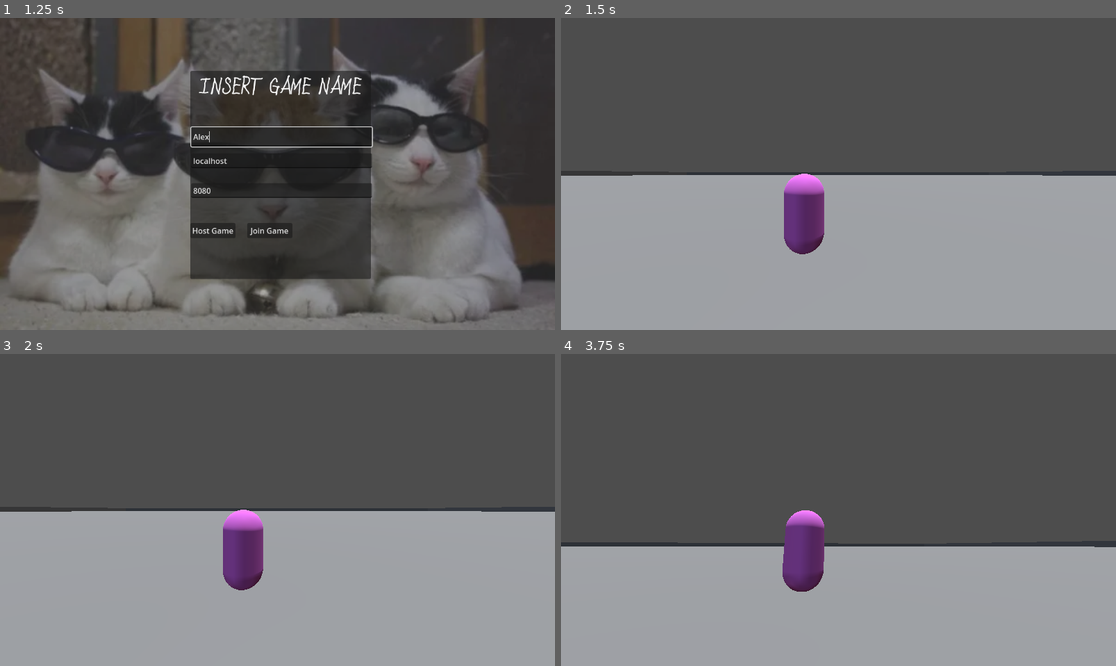
Above: before the commit, frames 1-4 (two rows, left to right).
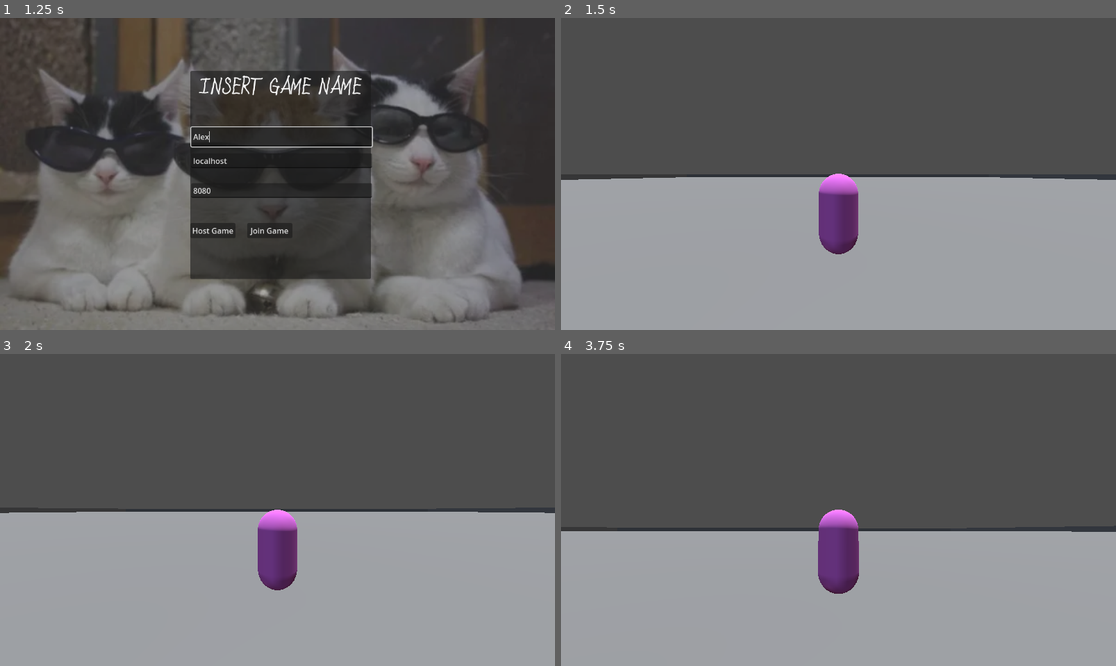
Above: after the commit, the same moments.

Repository: Choipi/ProjectBossRush
Game: Godot game, scene res://Scenes/Main.tscn
Same seed, same stepped clock (60 frames per second), same inputs: the game is played once before the commit and once after it.
Inputs (mouse positions are in pixels of both pictures, inside the frame that each line leads up to):
- Up to frame 1 (1.25 s): click (283, 136) at 0.52 s; type "Alex" at 0.6 s
- Up to frame 2 (1.5 s): click "Host Game" at 1.25 s
- Up to frame 3 (2 s): no input
- Up to frame 4 (3.75 s): tap Enter at 2, 3.5 s; move the mouse to (866, 510) at 2.02 s; hold Shift (run, bound only after the commit) 2.03-2.78 s; hold W (move_up) from 2.03 s (still down); tap Space (jump, bound only after the commit) at 2.27, 2.3, 2.57, 2.75, 2.85, 3.02, 3.32 s; move the mouse to (810, 510) at 2.77 s; tap Shift (run, bound only after the commit) at 3.05 s; move the mouse to (849, 503) at 3.52 s; hold Shift (run, bound only after the commit) from 3.53 s (still down)

Frame 1 is identical in both runs. In frame 2, 4.3% of the frame differs, in the area x 0-100%, y 48-76%; in frame 3, 3.4%; in frame 4, 8.3%, in the area x 0-100%, y 49-77%.

Commit message:
Camera Working
Using Acid Battery Tamplate

Diff:
--- a/Scenes/Player.tscn
+++ b/Scenes/Player.tscn
@@ -1,7 +1,33 @@
-[gd_scene load_steps=9 format=3 uid="uid://csex40yx82c7l"]
+[gd_scene load_steps=11 format=3 uid="uid://csex40yx82c7l"]
 
 [ext_resource type="Script" uid="uid://b43jrl081sn8q" path="res://Scripts/character_body_3d.gd" id="1_rpqav"]
-[ext_resource type="Script" uid="uid://b24nc35ugdovh" path="res://Scripts/player_input_synch.gd" id="2_kyqiw"]
+[ext_resource type="PackedScene" uid="uid://lcci85rdod4m" path="res://Scenes/cam_root.tscn" id="2_dewec"]
+[ext_resource type="Script" uid="uid://ccp6gbd8mminm" path="res://Scripts/InputPlayerNode.gd" id="4_5ixxa"]
+[ext_resource type="PackedScene" uid="uid://dvlvqk0yu8pjy" path="res://Scenes/player_controller.tscn" id="5_5ixxa"]
+
+[sub_resource type="CapsuleShape3D" id="CapsuleShape3D_rpqav"]
+
+[sub_resource type="SceneReplicationConfig" id="SceneReplicationConfig_rpqav"]
+properties/0/path = NodePath(".:position")
+properties/0/spawn = true
+properties/0/replication_mode = 1
+properties/1/path = NodePath(".:rotation")
+properties/1/spawn = false
+properties/1/replication_mode = 1
+properties/2/path = NodePath(".:orientation")
+properties/2/spawn = true
+properties/2/replication_mode = 1
+
+[sub_resource type="SceneReplicationConfig" id="SceneReplicationConfig_dewec"]
+properties/0/path = NodePath(".:input_dir")
+properties/0/spawn = true
+properties/0/replication_mode = 1
+properties/1/path = NodePath(".:jump_input")
+properties/1/spawn = true
+properties/1/replication_mode = 1
+properties/2/path = NodePath(".:run_input")
+properties/2/spawn = true
+properties/2/replication_mode = 1
 
 [sub_resource type="CapsuleMesh" id="CapsuleMesh_kyqiw"]
 
@@ -10,35 +36,13 @@
 
 [sub_resource type="CylinderMesh" id="CylinderMesh_kyqiw"]
 
-[sub_resource type="CapsuleShape3D" id="CapsuleShape3D_rpqav"]
-
-[sub_resource type="SceneReplicationConfig" id="SceneReplicationConfig_rpqav"]
-properties/0/path = NodePath(".:position")
-properties/0/spawn = true
-properties/0/replication_mode = 1
-properties/1/path = NodePath(".:rotation")
-properties/1/spawn = true
-properties/1/replication_mode = 1
-
-[sub_resource type="SceneReplicationConfig" id="SceneReplicationConfig_kyqiw"]
-properties/0/path = NodePath("PlayerInputSynch:move_input")
-properties/0/spawn = true
-properties/0/replication_mode = 1
-properties/1/path = NodePath("PlayerInputSynch:mouse_input")
-properties/1/spawn = true
-properties/1/replication_mode = 1
-
-[node name="Player" type="CharacterBody3D" groups=["Player"]]
+[node name="Player" type="CharacterBody3D" node_paths=PackedStringArray("_player_input", "_camera_input", "_player_model", "_player_controller") groups=["Player"]]
 floor_stop_on_slope = false
 script = ExtResource("1_rpqav")
-
-[node name="Model" type="MeshInstance3D" parent="."]
-mesh = SubResource("CapsuleMesh_kyqiw")
-surface_material_override/0 = SubResource("StandardMaterial3D_gntrk")
-
-[node name="MeshInstance3D" type="MeshInstance3D" parent="Model"]
-transform = Transform3D(0.487516, 0, 0, 0, -0.002934, -0.490971, 0, 0.222349, -0.00647861, 0, 0.327399, -0.377429)
-mesh = SubResource("CylinderMesh_kyqiw")
+_player_input = NodePath("PlayerInput")
+_camera_input = NodePath("CamRoot")
+_player_model = NodePath("ModelNode")
+_player_controller = NodePath("PlayerController")
 
 [node name="Hitbox" type="CollisionShape3D" parent="."]
 shape = SubResource("CapsuleShape3D_rpqav")
@@ -46,21 +50,27 @@
 [node name="PlayerSynch" type="MultiplayerSynchronizer" parent="."]
 replication_config = SubResource("SceneReplicationConfig_rpqav")
 
-[node name="PlayerInputSynch" type="MultiplayerSynchronizer" parent="."]
-replication_config = SubResource("SceneReplicationConfig_kyqiw")
-script = ExtResource("2_kyqiw")
+[node name="CamRoot" parent="." instance=ExtResource("2_dewec")]
 
-[node name="CamRoot" type="Node3D" parent="."]
+[node name="PlayerInput" type="Node" parent="."]
+script = ExtResource("4_5ixxa")
 
-[node name="CamYaw" type="Node3D" parent="CamRoot"]
-transform = Transform3D(1, 0, 0, 0, 1, 0, 0, 0, 1, 0, 0.993198, 0)
+[node name="MultiplayerSynchronizer" type="MultiplayerSynchronizer" parent="PlayerInput"]
+replication_config = SubResource("SceneReplicationConfig_dewec")
 
-[node name="CamPitch" type="Node3D" parent="CamRoot/CamYaw"]
-transform = Transform3D(1, 0, 0, 0, 1, 0, 0, 0, 1, 0.869501, 0, 0)
+[node name="ModelNode" type="Node3D" parent="."]
 
-[node name="SpringArm3D" type="SpringArm3D" parent="CamRoot/CamYaw/CamPitch"]
-spring_length = 4.0
+[node name="Model" type="MeshInstance3D" parent="ModelNode"]
+mesh = SubResource("CapsuleMesh_kyqiw")
+skeleton = NodePath("../..")
+surface_material_override/0 = SubResource("StandardMaterial3D_gntrk")
 
-[node name="Camera3D" type="Camera3D" parent="CamRoot/CamYaw/CamPitch/SpringArm3D"]
-transform = Transform3D(1, 0, 0, 0, 1, 0, 0, 0, 1, 1.37664, 2.17968, 6.51297)
-fov = 90.0
+[node name="MeshInstance3D" type="MeshInstance3D" parent="ModelNode/Model"]
+transform = Transform3D(0.487516, 0, 0, 0, -0.002934, -0.490971, 0, 0.222349, -0.00647861, 0, 0.327399, -0.377429)
+mesh = SubResource("CylinderMesh_kyqiw")
+
+[node name="PlayerController" parent="." node_paths=PackedStringArray("_player_ref", "_camera_input", "_player_input", "_player_model") instance=ExtResource("5_5ixxa")]
+_player_ref = NodePath("..")
+_camera_input = NodePath("../CamRoot")
+_player_input = NodePath("../PlayerInput")
+_player_model = NodePath("../ModelNode")
--- /dev/null
+++ b/Scenes/cam_root.tscn
@@ -0,0 +1,35 @@
+[gd_scene load_steps=4 format=3 uid="uid://lcci85rdod4m"]
+
+[ext_resource type="Script" uid="uid://jibutc87nx11" path="res://Scripts/cam_root.gd" id="1_t8qym"]
+
+[sub_resource type="SceneReplicationConfig" id="SceneReplicationConfig_ixqji"]
+properties/0/path = NodePath("CameraMount:rotation")
+properties/0/spawn = true
+properties/0/replication_mode = 1
+properties/1/path = NodePath("CameraMount/CameraRot:rotation")
+properties/1/spawn = true
+properties/1/replication_mode = 1
+
+[sub_resource type="SphereShape3D" id="SphereShape3D_dewec"]
+
+[node name="CamRoot" type="Node3D" node_paths=PackedStringArray("camera_mount", "camera_rot", "camera_3D")]
+script = ExtResource("1_t8qym")
+camera_mount = NodePath("CameraMount")
+camera_rot = NodePath("CameraMount/CameraRot")
+camera_3D = NodePath("CameraMount/CameraRot/SpringArm3D/Camera3D")
+
+[node name="MultiplayerSynchronizer" type="MultiplayerSynchronizer" parent="."]
+replication_config = SubResource("SceneReplicationConfig_ixqji")
+
+[node name="CameraMount" type="Node3D" parent="."]
+transform = Transform3D(1, 0, 0, 0, 1, 0, 0, 0, 1, 0, 0.993198, 0)
+
+[node name="CameraRot" type="Node3D" parent="CameraMount"]
+
+[node name="SpringArm3D" type="SpringArm3D" parent="CameraMount/CameraRot"]
+collision_mask = 2
+shape = SubResource("SphereShape3D_dewec")
+spring_length = 4.0
+
+[node name="Camera3D" type="Camera3D" parent="CameraMount/CameraRot/SpringArm3D"]
+fov = 90.0
--- /dev/null
+++ b/Scenes/player_controller.tscn
@@ -0,0 +1,6 @@
+[gd_scene load_steps=2 format=3 uid="uid://dvlvqk0yu8pjy"]
+
+[ext_resource type="Script" uid="uid://n6ctx7o2tbos" path="res://Scripts/player_controller.gd" id="1_rd8vp"]
+
+[node name="PlayerController" type="Node"]
+script = ExtResource("1_rd8vp")
--- /dev/null
+++ b/Scripts/InputPlayerNode.gd
@@ -0,0 +1,10 @@
+class_name PlayerInput extends Node
+
+var input_dir : Vector2 = Vector2.ZERO
+var jump_input := 0.0
+var run_input := false
+
+func _physics_process(delta):
+	input_dir = Input.get_vector("move_left", "move_right", "move_up", "move_down")
+	jump_input = Input.get_action_strength("jump")
+	run_input = Input.is_action_pressed("run")
--- /dev/null
+++ b/Scripts/cam_root.gd
@@ -0,0 +1,34 @@
+class_name CameraInput extends Node3D
+
+
+@export var camera_mount : Node3D
+@export var camera_rot : Node3D
+@export var camera_3D : Camera3D
+
+const CAMERA_MOUSE_ROTATION_SPEED := 0.001
+const CAMERA_X_ROT_MIN := deg_to_rad(-89.9)
+const CAMERA_X_ROT_MAX := deg_to_rad(70)
+const CAMERA_UP_DOWN_MOVEMENT = -1
+
+func _ready():
+	if multiplayer.get_unique_id() == str(get_parent().name).to_int():
+		camera_3D.current = true
+		Input.set_mouse_mode(Input.MOUSE_MODE_CAPTURED)
+	else:
+		camera_3D.current = false
+
+func _input(event):
+	if event is InputEventMouseMotion:
+		rotate_camera(event.relative * CAMERA_MOUSE_ROTATION_SPEED)
+
+func rotate_camera(move):
+	camera_mount.rotate_y(-move.x)
+	camera_mount.orthonormalize()
+
+	camera_rot.rotation.x = clamp(camera_rot.rotation.x + (CAMERA_UP_DOWN_MOVEMENT * move.y), CAMERA_X_ROT_MIN, CAMERA_X_ROT_MAX)
+
+func get_camera_rotation_basis() -> Basis:
+	return camera_rot.global_transform.basis
+
+func get_camera_mount_quaternion() -> Quaternion:
+	return camera_mount.global_transform.basis.get_rotation_quaternion()
--- a/Scripts/character_body_3d.gd
+++ b/Scripts/character_body_3d.gd
@@ -5,30 +5,22 @@
 const JUMP_VELOCITY = 4.5
 @export var gravity_modifier:= 1.5
 @onready var gravity: float = ProjectSettings.get_setting("physics/3d/default_gravity") * gravity_modifier
+
+@export var _player_input : PlayerInput
+@export var _camera_input : CameraInput
+@export var _player_model : Node3D
+@export var _player_controller : PlayerController
+
+
 var is_alive : bool = true
 @export var player_name: String
-var game_manager
-@onready var input: MultiplayerSynchronizer = $PlayerInputSynch
-var color_changed:bool = false
+
 var cant_interact: bool = false
 
-@export var rotation_speed : float = 8
-
-@export var horizontal_sens: float = 0.1
-@export var vertical_sens: float = 0.1
-
-@onready var cam_mount = $CamRoot
-@onready var cam_yaw = $CamRoot/CamYaw
-@onready var cam_pitch = $CamRoot/CamYaw/CamPitch
-#@onready var camera:= $CamRoot/CamYaw/CamPitch/Camera3D
-
-var player_init_rotation : float
-
-var cam_rotation : float = 0
-
+var orientation = Transform3D()
 func _enter_tree() -> void:
-	$PlayerInputSynch.set_multiplayer_authority(name.to_int())
-
+	_player_input.set_multiplayer_authority(str(name).to_int())
+	_camera_input.set_multiplayer_authority(str(name).to_int())
 
 func _ready() -> void:
 	#game_manager = get_tree().get_current_scene().get_node("GameManager")
@@ -36,63 +28,31 @@
 	if multiplayer.is_server():
 		position = Vector3(1,3,1)
 
-func _physics_process(delta: float) -> void:
-	if multiplayer.is_server():
-		_move(delta)
-		#_handle_mouse_rotation()
 
-#func _handle_mouse_rotation():
-	## Use the synchronized mouse input from PlayerInputSynch
-	#var mouse_input = input.mouse_input
-	#if mouse_input != Vector2.ZERO:
-		#self.rotate_y(deg_to_rad(-mouse_input.x * horizontal_sens))
-		#cam_mount.rotate_x(deg_to_rad(-mouse_input.y * vertical_sens))
-		## Reset mouse input after processing
-		#input.mouse_input = Vector2.ZERO
-#func _change_color():
-	#if input.change_color:
-		#color_changed = !color_changed
-		#if color_changed:
-			#var temp = $Model.get_surface_override_material(0)
-			#temp.albedo_color = Color.WHITE
-			#$Model.set_surface_override_material(0,temp)
-			#return
-		#var temp = $Model.get_surface_override_material(0)
-		#temp.albedo_color = Color.RED
-		#$Model.set_surface_override_material(0,temp)
+func _physics_process(delta):
+	_apply_gravity(delta)
 
-func _move(delta):
-	#if input.mouse_input != Vector2.ZERO:
-		#rotate_y(deg_to_rad(-input.mouse_input.x * horizontal_sens))
-		#cam_mount.rotate_x(deg_to_rad(-input.mouse_input.y * vertical_sens))
-	#
+	if  is_multiplayer_authority():
+		_player_controller._physics_process_controller(delta)
+	else:
+		# Smooths out players (model) rotation on clients
+		var from = _player_model.global_transform.basis
+		var to = orientation.basis.get_rotation_quaternion()
+		var model_transform = Basis(from.slerp(to, delta * _player_controller.ROTATION_INTERPOLATE_SPEED))
+		model_transform = model_transform.orthonormalized()
+		_player_model.global_transform.basis = model_transform
+
+func _apply_gravity(delta):
 	if not is_on_floor():
-		velocity.y -= gravity * delta * 25
-	else:
-		velocity.y = 0
-	var direction = input.move_input
-	var move_dir = (transform.basis * Vector3(direction.x, 0, direction.y))
+		velocity.y -= gravity * delta
 
-	if move_dir:
-		velocity.x = move_dir.x * SPEED
-		velocity.z = move_dir.z * SPEED
-	else:
-		velocity.x = move_toward(velocity.x, 0, SPEED)
-		velocity.z = move_toward(velocity.z, 0, SPEED)
-
-	move_and_slide()
-	if Input.is_action_just_pressed("ui_cancel"):
-		if Input.get_mouse_mode() == Input.MOUSE_MODE_VISIBLE:
-			Input.set_mouse_mode(Input.MOUSE_MODE_CAPTURED)
-		else:
-			Input.set_mouse_mode(Input.MOUSE_MODE_VISIBLE)
 
 func take_damage():
 	if !cant_interact:
 		if multiplayer.is_server():
 			cant_interact = true
 			print(name, " is taking damage")
-			velocity = Vector3(0,250,0)
+			velocity = Vector3(0,25,0)
 			move_and_slide()
 			await get_tree().create_timer(2).timeout
 			cant_interact = false
--- /dev/null
+++ b/Scripts/player_controller.gd
@@ -0,0 +1,69 @@
+class_name PlayerController extends Node
+
+@export var _player_ref : PlayerChar
+@export var _camera_input : CameraInput
+@export var _player_input : PlayerInput
+@export var _player_model : Node3D
+
+const SPEED := 5.0
+const JUMP_VELOCITY := 4.5
+const ROTATION_INTERPOLATE_SPEED := 45
+
+func _process_jump():
+	if _player_input.jump_input > 0 and _player_ref.is_on_floor():
+		_player_ref.velocity.y = JUMP_VELOCITY * _player_input.jump_input
+
+func _physics_process_controller(delta):
+	_process_jump()
+
+	var camera_basis : Basis = _camera_input.get_camera_rotation_basis()
+	var camera_z := camera_basis.z
+	var camera_x := camera_basis.x
+
+	camera_z.y = 0
+	camera_z = camera_z.normalized()
+	camera_x.y = 0
+	camera_x = camera_x.normalized()
+
+	# NOTE: Model direction issues can be resolved by adding a negative to camera_z, depending on setup.
+	var player_lookat_target = -camera_z
+
+	if player_lookat_target.length() > 0.001:
+		var q_from = _player_ref.orientation.basis.get_rotation_quaternion()
+		var q_to = Transform3D().looking_at(player_lookat_target, Vector3.UP).basis.get_rotation_quaternion()
+
+		_player_ref.orientation.basis = Basis(q_from.slerp(q_to, delta * ROTATION_INTERPOLATE_SPEED))
+	else:
+		# Rotates player even if standing still
+		var q_from = _player_ref.orientation.basis.get_rotation_quaternion()
+		var q_to = _camera_input.get_camera_base_quaternion()
+		# Interpolate current rotation with desired one.
+		_player_ref.orientation.basis = Basis(q_from.slerp(q_to, delta * ROTATION_INTERPOLATE_SPEED))
+
+	_player_ref.orientation.origin = Vector3()
+	_player_ref.orientation = _player_ref.orientation.orthonormalized()
+	_player_model.global_transform.basis = _player_ref.orientation.basis
+
+	# movement
+	var horizontal_velocity = _player_ref.velocity
+	horizontal_velocity.y = 0
+
+	camera_basis = camera_basis.rotated(camera_basis.x, -camera_basis.get_euler().x)
+
+	var input_dir = _player_input.input_dir
+
+	var direction = (camera_basis * Vector3(input_dir.x, 0, input_dir.y)).normalized()
+	var position_target = direction * SPEED
+
+	if _player_input.run_input:
+		position_target *= 1.5
+	horizontal_velocity = horizontal_velocity.lerp(position_target, 10 * delta)
+
+	if horizontal_velocity:
+		_player_ref.velocity.x = horizontal_velocity.x
+		_player_ref.velocity.z = horizontal_velocity.z
+	else:
+		_player_ref.velocity.x = move_toward(_player_ref.velocity.x, 0, SPEED)
+		_player_ref.velocity.z = move_toward(_player_ref.velocity.z, 0, SPEED)
+
+	_player_ref.move_and_slide()
--- a/Scripts/player_input_synch.gd
+++ /dev/null
@@ -1,35 +0,0 @@
-extends MultiplayerSynchronizer
-@onready var camera: Camera3D = $"../CamRoot/CamYaw/CamPitch/SpringArm3D/Camera3D"
-@onready var player: CharacterBody3D = get_parent()
-@onready var cam_mount = $"../CamRoot"
-@export var horizontal_sens: float = 0.1
-@export var vertical_sens: float = 0.1
-
-
-#@onready var camera: Camera3D = $"../CamRoot/CamYaw/CamPitch/SpringArm3D/Camera3D"
-@export var move_input : Vector2
-@export var mouse_input : Vector2
-@export var change_color: bool
-# if we do not have input authority, don't run the process function
-func _ready():
-	print("Player ", get_parent().name, " authority: ", is_multiplayer_authority(), " My ID: ", multiplayer.get_unique_id())
-	if is_multiplayer_authority():
-		camera.make_current()
-		Input.mouse_mode = Input.MOUSE_MODE_CAPTURED
-	if get_multiplayer_authority() != multiplayer.get_unique_id():
-		set_physics_process(false)
-		#set_process_input(false)
-func _physics_process (delta):
-	move_input = Input.get_vector("move_right", "move_left","move_up","move_down")
-
-	## Reset mouse input after each frame to prevent continuous spinning
-	#if mouse_input != Vector2.ZERO:
-		#mouse_input = Vector2.ZERO
-func _input(event: InputEvent) -> void:
-	if is_multiplayer_authority() and event is InputEventMouseMotion:
-		 # Apply rotation directly here instead of storing it
-		player.rotate_y(deg_to_rad(-event.relative.x * horizontal_sens))
-		cam_mount.rotate_x(deg_to_rad(-event.relative.y * vertical_sens))
-
-		# Clamp vertical rotation to prevent over-rotation
-		cam_mount.rotation.x = clamp(cam_mount.rotation.x, deg_to_rad(-90), deg_to_rad(90))
--- a/project.godot
+++ b/project.godot
@@ -41,3 +41,13 @@
 "events": [Object(InputEventKey,"resource_local_to_scene":false,"resource_name":"","device":-1,"window_id":0,"alt_press …(192 unchanged characters)…
 ]
 }
+jump={
+"deadzone": 0.2,
+"events": [Object(InputEventKey,"resource_local_to_scene":false,"resource_name":"","device":-1,"window_id":0,"alt_pressed":false,"shift_pressed":false,"ctrl_pressed":false,"meta_pressed":false,"pressed":false,"keycode":0,"physical_keycode":32,"key_label":0,"unicode":32,"location":0,"echo":false,"script":null)
+]
+}
+run={
+"deadzone": 0.2,
+"events": [Object(InputEventKey,"resource_local_to_scene":false,"resource_name":"","device":-1,"window_id":0,"alt_pressed":false,"shift_pressed":false,"ctrl_pressed":false,"meta_pressed":false,"pressed":false,"keycode":0,"physical_keycode":4194325,"key_label":0,"unicode":0,"location":0,"echo":false,"script":null)
+]
+}
Not shown, added: Scripts/InputPlayerNode.gd.uid
Not shown, added: Scripts/cam_root.gd.uid
Not shown, added: Scripts/player_controller.gd.uid
Not shown, removed: Scripts/player_input_synch.gd.uid
